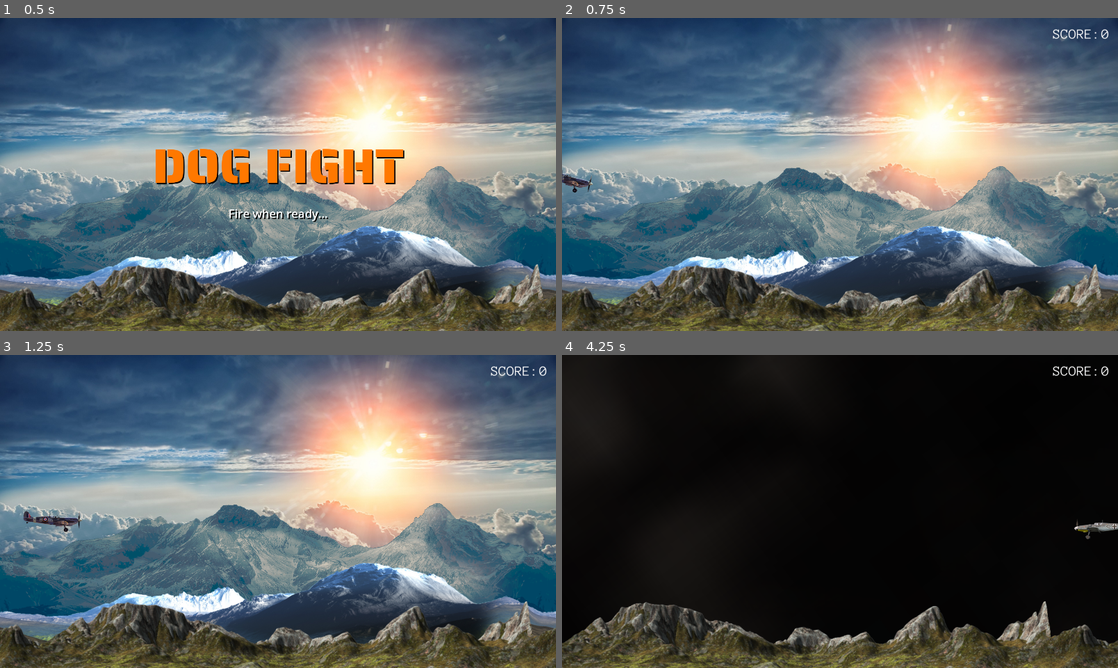
Above: before the commit, frames 1-4 (two rows, left to right).
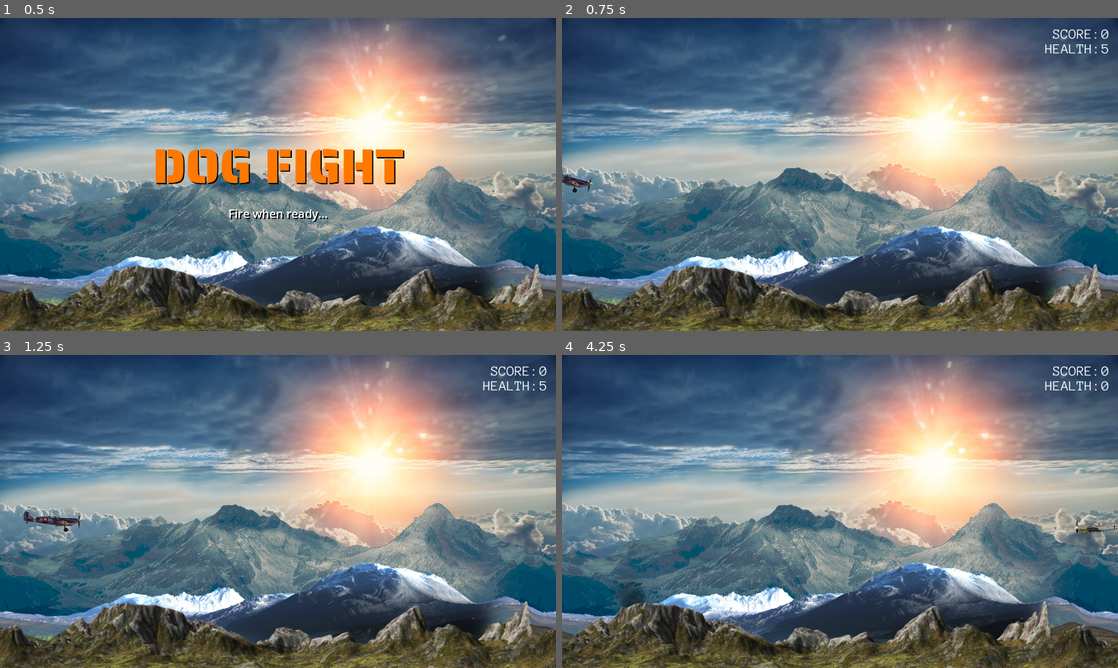
Above: after the commit, the same moments.

Repository: 7OneTwo/Godot-Fighter-Plane-Test
Game: Godot game, scene res://scenes/Game.tscn
The game is run twice, just before and just after one commit, with the same random seed, the same clock (stepped at 60 frames per second) and the same inputs. Sound files missing from this copy of the repository are replaced by a short silence.
Inputs:
- Up to frame 1 (0.5 s): no input
- Up to frame 2 (0.75 s): hold Right (move_right) from 0.53 s (still down); hold Space (fire) from 0.53 s (still down)
- Up to frame 3 (1.25 s): keep holding Right (move_right); keep holding Space (fire)
- Up to frame 4 (4.25 s): release Right (move_right) at 1.28 s; release Space (fire) at 1.28 s; hold Down (move_down) 1.28-2.03 s; tap Space (fire) at 1.35, 2.85 s; hold Right (move_right) 2.03-2.78 s; hold Space (fire) 2.03-2.78 s; tap ` (test_mayday) at 2.1 s; hold Up (move_up) 2.78-3.53 s; hold Left (move_left) from 3.53 s (still down); hold Space (fire) from 3.53 s (still down)

Frame 1 is identical in both runs. In frame 2, 0.1% of the frame differs, in the area x 86-99%, y 8-12%; in frame 3, 0.1%; in frame 4, 86%, in the area x 0-100%, y 0-93%.

Commit message:
Mayday fully working with health readout.

Diff:
--- a/scenes/Hud.tscn
+++ b/scenes/Hud.tscn
@@ -47,3 +47,24 @@
 theme_override_fonts/font = ExtResource("1_hvnxs")
 theme_override_font_sizes/font_size = 50
 text = "0"
+
+[node name="HBoxContainer2" type="HBoxContainer" parent="Control/MarginContainer/VBoxContainer"]
+layout_direction = 2
+layout_mode = 2
+size_flags_vertical = 3
+alignment = 2
+
+[node name="Label" type="Label" parent="Control/MarginContainer/VBoxContainer/HBoxContainer2"]
+layout_mode = 2
+theme_override_fonts/font = ExtResource("1_hvnxs")
+theme_override_font_sizes/font_size = 50
+text = "Health:"
+horizontal_alignment = 2
+uppercase = true
+
+[node name="HealthLabel" type="Label" parent="Control/MarginContainer/VBoxContainer/HBoxContainer2"]
+unique_name_in_owner = true
+layout_mode = 2
+theme_override_fonts/font = ExtResource("1_hvnxs")
+theme_override_font_sizes/font_size = 50
+text = "0"
--- a/scripts/EnemyPlane.gd
+++ b/scripts/EnemyPlane.gd
@@ -50,8 +50,8 @@
 	engine_animation.play("approach")
 	engine_sound.play()
 
-	if rand.randi_range(1, 3) == 1:
-		fire_delay_timer.start(rand.randi_range(1, 4))
+	if rand.randi_range(1, 2) == 1:
+		fire_delay_timer.start(rand.randi_range(1, 5))
 
 
 func _process(delta: float) -> void:
--- a/scripts/Game.gd
+++ b/scripts/Game.gd
@@ -29,20 +29,24 @@
 var rand = RandomNumberGenerator.new()
 
 var score_label: Label
+var health_label: Label
 var accuracy_label
 
 
 func _ready() -> void:
 	rand.randomize()
 	score_label = hud.get_node("%ScoreLabel")
+	health_label = hud.get_node("%HealthLabel")
 	accuracy_label = hud.get_node("%AccuracyLabel")
 	player.get_tree().paused = true
+	player.connect("health_update", _on_health_update)
 
 
 func _process(delta: float) -> void:
 	if Input.is_action_just_pressed("fire") and game_start.visible:
 		hud.visible = true
 		game_start.visible = false
+		health_label.text = "5"
 		player.get_tree().paused = false
 		wave_timer.start()
 		v2_spawn_timer.start()
@@ -51,6 +55,8 @@
 		hud.visible = false
 		get_tree().reload_current_scene()
 
+func _on_health_update(health) -> void:
+	health_label.text = "%s" % health
 
 func _on_player_shoot(bullet) -> void:
 	bullets.add_child(bullet)
--- a/scripts/Player.gd
+++ b/scripts/Player.gd
@@ -1,5 +1,6 @@
 extends Sprite2D
 
+signal health_update(health)
 signal shoot(bullet)
 signal explode_player(explosion)
 signal game_over()
@@ -41,6 +42,7 @@
 
 func _ready() -> void:
 	current_health = health
+	emit_signal("health_update", current_health)
 	is_intro_complete = false
 	bullet_count = jam_count
 	is_going_down = false;
@@ -126,6 +128,10 @@
 		return
 
 	current_health -= amount
+	if current_health < 0:
+		current_health = 0
+
+	emit_signal("health_update", current_health)
 	richochet_sound.play_random_sound()
 
 	if current_health < health:
